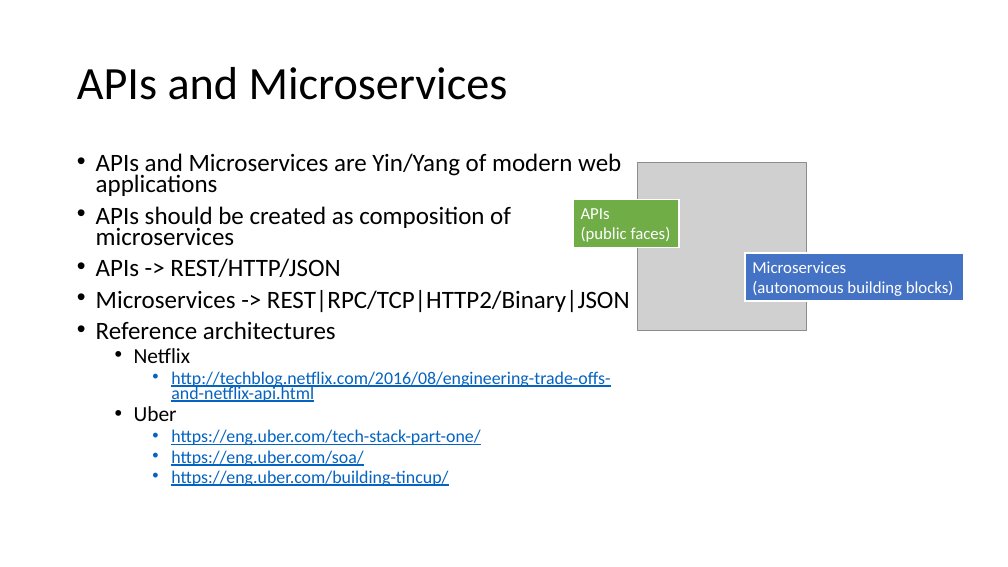
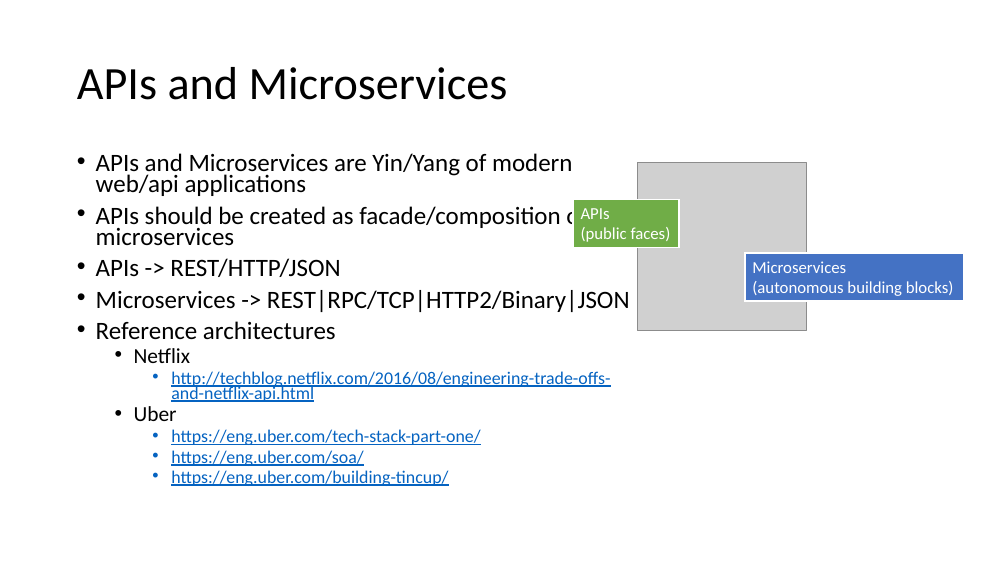
Before and after one commit to strongloop/loopback-example-polyglot, a slide deck: slide 3 of Polyglot Microservices.pptx. Drawn at 1008x567 pixels with LibreOffice and Linux fonts; fonts in the diff are those of the drawing; grey boxes stand for pictures. Boxes give left, top, right and bottom in pixels: in the first picture for what was removed or moved away, otherwise in the second. Text is boxed around its words. In the diff, an @@ line names an element or a change of style, - is before the commit and + after.

```diff
--- a/Polyglot Microservices.pptx
+++ b/Polyglot Microservices.pptx
@@ text at (96, 153, 587, 245): text changed @@
-• APIs and Microservices are Yin/Yang of modern web applications
-• APIs should be created as composition of microservices
+• APIs and Microservices are Yin/Yang of modern web/api applications
+• APIs should be created as facade/composition of microservices
```
Also in this commit, not shown: 3 other slides changed.
